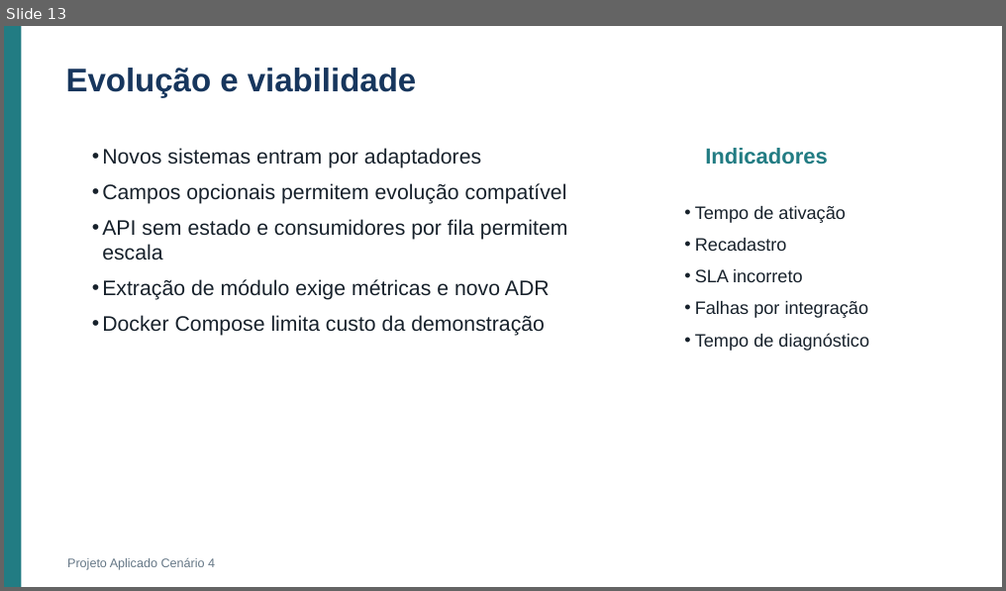
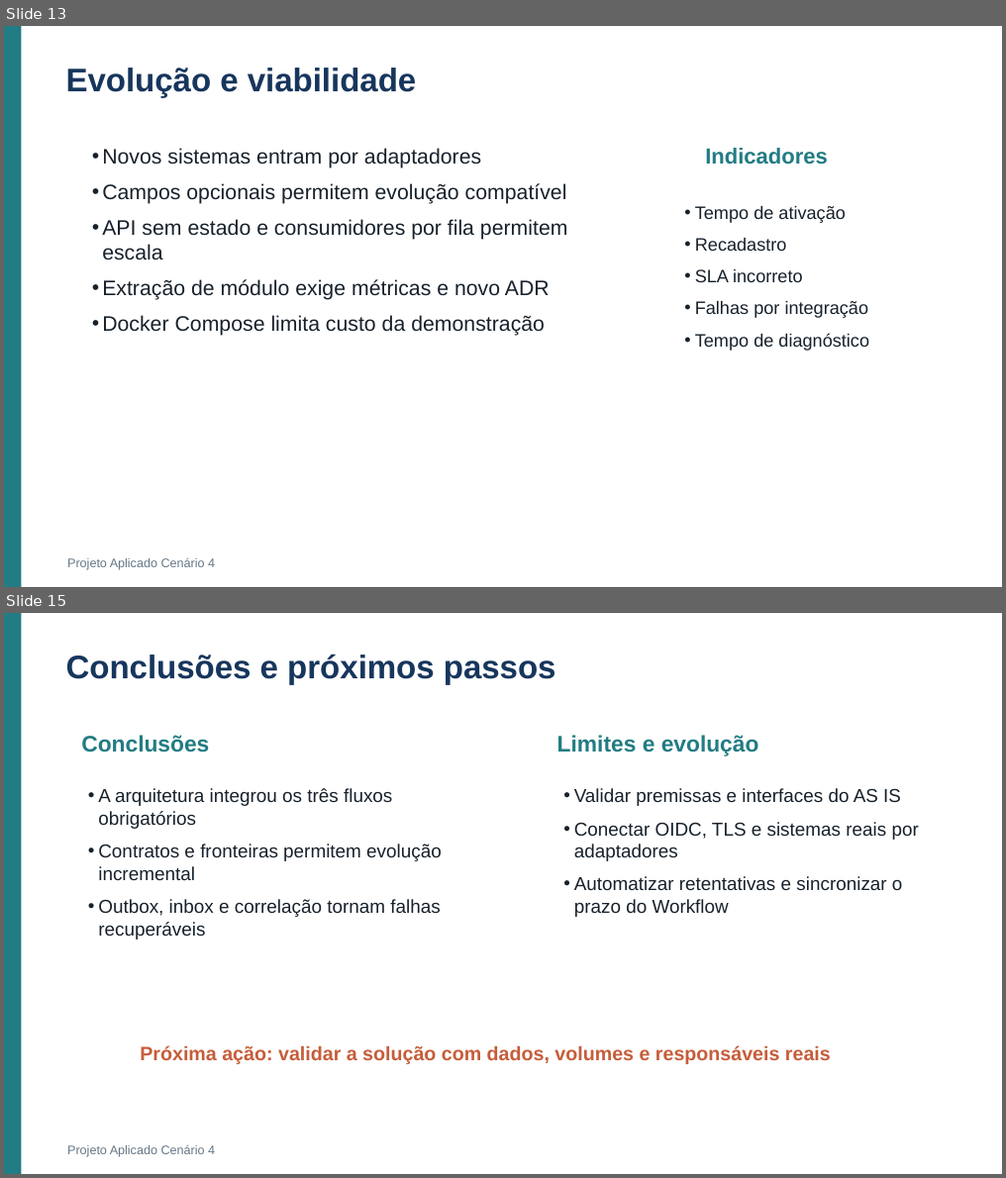
Before and after one commit to Roger-Quinelato/projetoAplicado7, a slide deck: output/Apresentacao_Cenario_4.pptx. Shown one above the other, each under a label of ours: slide 13 before the commit, slides 13 and 15 after it; the slides between them are not shown. The pictures are 1006x591 and 1006x1178 pixels, drawn with LibreOffice and Linux fonts; fonts in the diff are those of the drawing. Boxes give left, top, right and bottom in pixels: in the first picture for what was removed or moved away, otherwise in the second. Text is boxed around its words. In the diff, an @@ line names an element or a change of style, - is before the commit and + after.

Commit message:
Completa documentação e artefatos do cenário 4

```diff
--- a/output/Apresentacao_Cenario_4.pptx
+++ b/output/Apresentacao_Cenario_4.pptx
@@ slide 15 added at box(4, 613, 1002, 1174), background #FFFFFF @@
@@ rectangle added at box(4, 613, 21, 1174), fill #227C83 @@
@@ text added at box(66, 654, 556, 685), 31.5 pt, text #17365D, bold @@
+Conclusões e próximos passos
@@ text added at box(81, 735, 209, 753), 21.8 pt, text #227C83, bold @@
+Conclusões
@@ text added at box(557, 735, 759, 757), 21.8 pt, text #227C83, bold @@
+Limites e evolução
@@ text added at box(98, 788, 442, 940), 18 pt, text #17212B @@
+• A arquitetura integrou os três fluxos obrigatórios
+• Contratos e fronteiras permitem evolução incremental
+• Outbox, inbox e correlação tornam falhas recuperáveis
@@ text added at box(574, 788, 919, 917), 18 pt, text #17212B @@
+• Validar premissas e interfaces do AS IS
+• Conectar OIDC, TLS e sistemas reais por adaptadores
+• Automatizar retentativas e sincronizar o prazo do Workflow
@@ text added at box(140, 1046, 831, 1064), 18.8 pt, text #C65D3A, bold @@
+Próxima ação: validar a solução com dados, volumes e responsáveis reais
@@ text added at box(67, 1146, 215, 1157), 12 pt, text #657786 @@
+Projeto Aplicado Cenário 4
```
Also in this commit, not shown: 2 slides changed, 16 other files.
